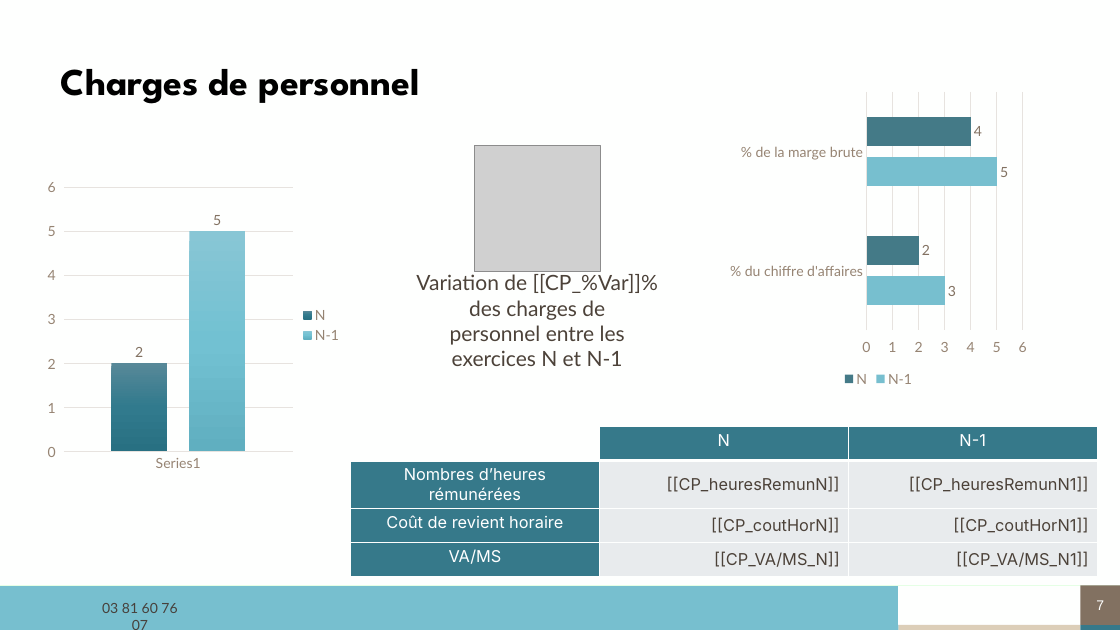
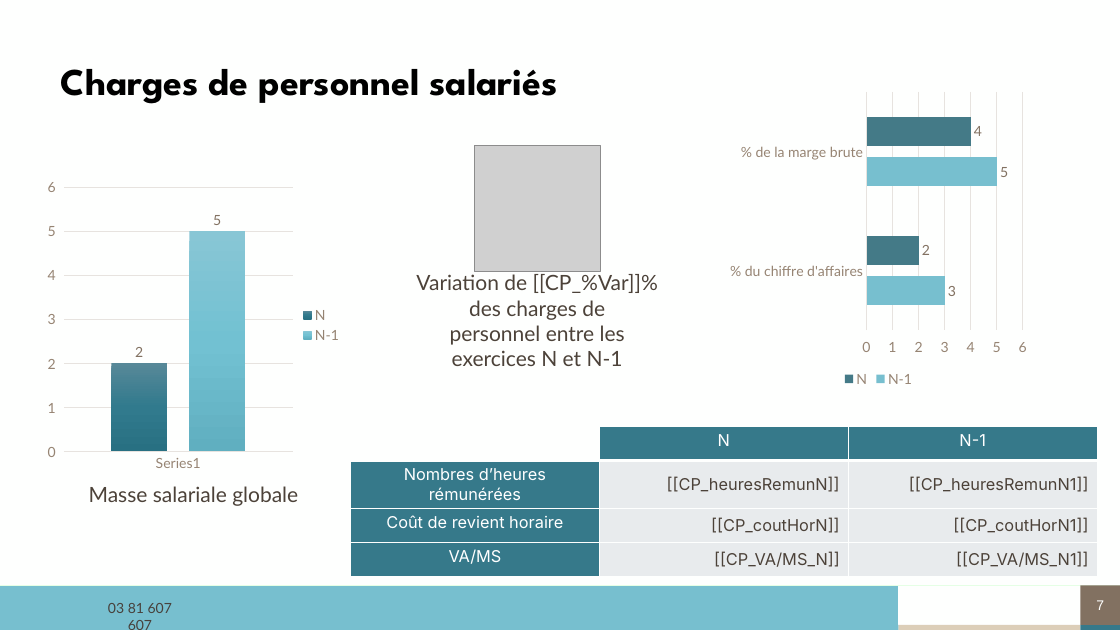
Before and after one commit to ldebouche/Projet1_lettre_fin_de_mission, a slide deck: slide 7 of backend/src/templates/modele_complet.pptm. Drawn at 1120x630 pixels with LibreOffice and Linux fonts; fonts in the diff are those of the drawing; grey boxes stand for pictures; background and template pictures are left out. Boxes give left, top, right and bottom in pixels: in the first picture for what was removed or moved away, otherwise in the second. Text is boxed around its words. In the diff, an @@ line names an element or a change of style, - is before the commit and + after.

```diff
--- a/backend/src/templates/modele_complet.pptm
+++ b/backend/src/templates/modele_complet.pptm
@@ text at [61, 69, 558, 104]: text changed @@
-Charges de personnel
+Charges de personnel salariés
@@ text added at [89, 486, 298, 506], 18 pt, text #4C4239 @@
+Masse salariale globale
@@ text at [108, 603, 172, 613]: spaces changed @@
-03 81 60 76 07
+03 81 607 607
```
Also in this commit, not shown: 19 other slides changed, 20 other files.
